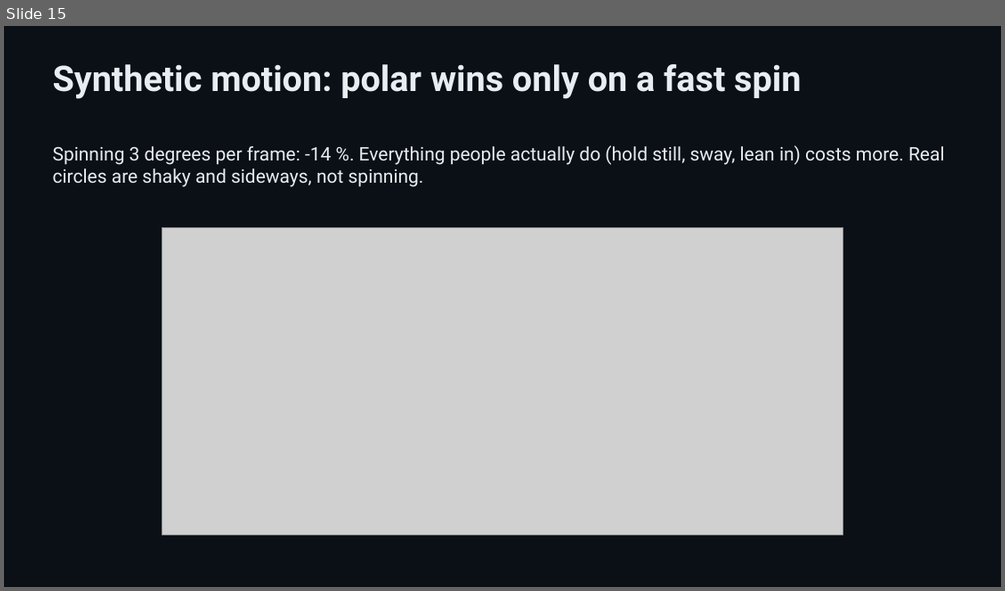
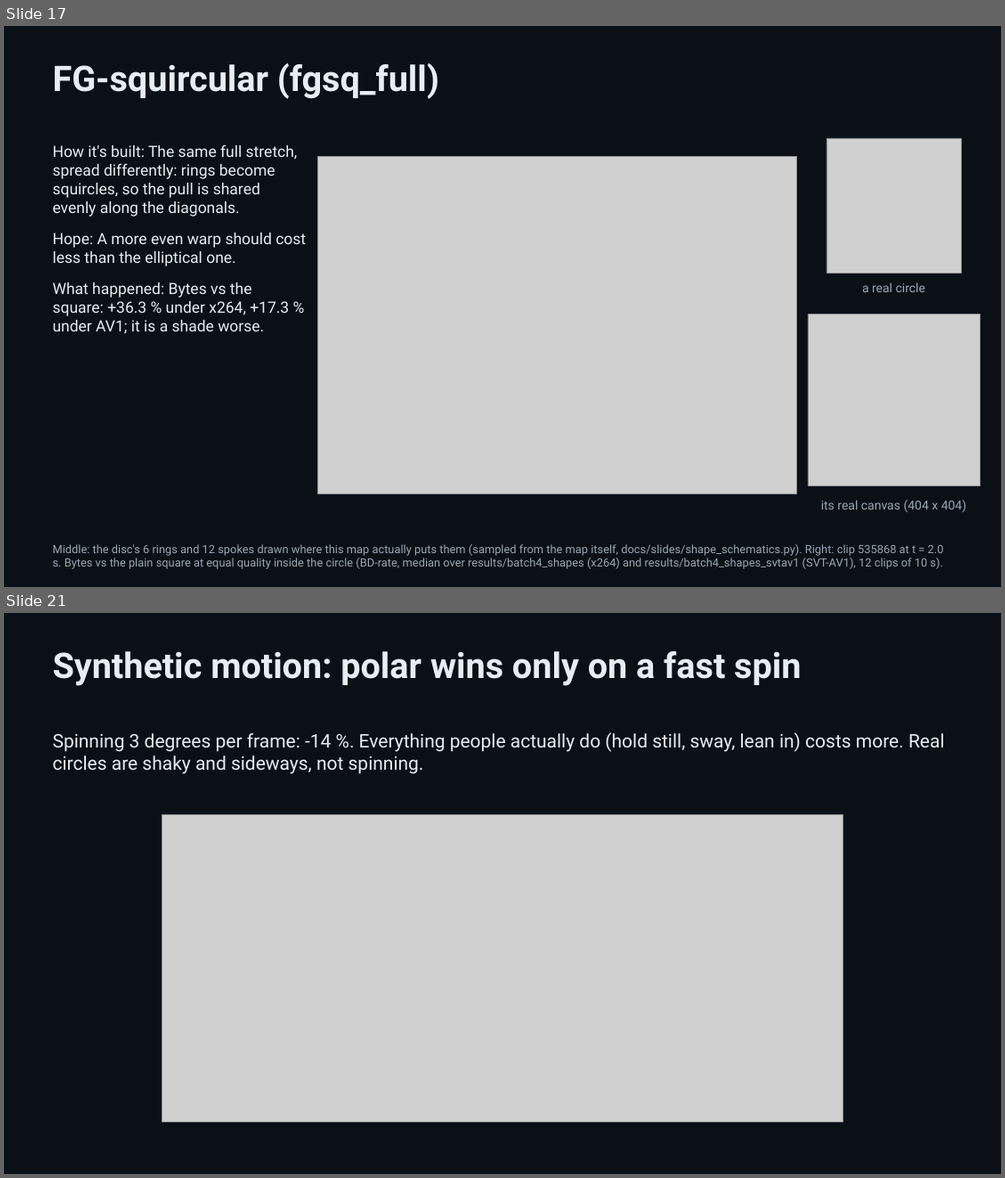
Before and after one commit to padington/polar-codec-site, a slide deck: slides/polar-codec.pptx. Shown one above the other, each under a label of ours: slide 15 before the commit, slides 17 and 21 after it; the slides between them are not shown. The pictures are 1005x591 and 1005x1178 pixels, drawn with LibreOffice and Linux fonts; fonts in the diff are those of the drawing; grey boxes stand for pictures. Boxes give left, top, right and bottom in pixels: in the first picture for what was removed or moved away, otherwise in the second. Text is boxed around its words. In the diff, an @@ line names an element or a change of style, - is before the commit and + after.

Commit message:
Deck: one explanatory slide per canvas shape (slides 13-20)
Rebuilt from the private repo. The contact-sheet slide is gone; the deck now
has 31 slides, one per canvas shape on slide 4's template, with schematics
generated from the maps themselves. The two contact sheets stay on the
results page as overview sheets and are linked from the deck's appendix.

```diff
--- a/slides/polar-codec.pptx
+++ b/slides/polar-codec.pptx
@@ slide 17 added at box(4, 26, 1001, 587), background #0B1016 @@
@@ text added at box(53, 63, 439, 99), 34 pt, text #E6EDF3, bold @@
+FG-squircular (fgsq_full)
@@ text added at box(53, 144, 306, 333), 15 pt, text #E6EDF3 @@
+How it's built: The same full stretch, spread differently: rings become squircles, so the pull is shared evenly along the diagonals.
+Hope: A more even warp should cost less than the elliptical one.
+What happened: Bytes vs the square: +36.3 % under x264, +17.3 % under AV1; it is a shade worse.
@@ picture added at box(318, 157, 797, 494) @@
@@ picture added at box(826, 138, 961, 273) @@
@@ text added at box(862, 282, 925, 292), 12 pt, text #9AA7B4 @@
+a real circle
@@ picture added at box(808, 313, 979, 486) @@
@@ text added at box(821, 499, 966, 512), 12 pt, text #9AA7B4 @@
+its real canvas (404 x 404)
@@ text added at box(53, 544, 944, 569), 11 pt, text #9AA7B4 @@
+Middle: the disc's 6 rings and 12 spokes drawn where this map actually puts them (sampled from the map itself, docs/slides/shape_schematics.py). Right: clip 535868 at t = 2.0 s. Bytes vs the plain square at equal quality inside the circle (BD-rate, median over results/batch4_shapes (x264) and results/batch4_shapes_svtav1 (SVT-AV1), 12 clips of 10 s).
@@ what was slide 15 is now slide 21 @@
```
Also in this commit, not shown: 1 slide changed, 7 other slides added, 2 slides removed, 25 other files.
